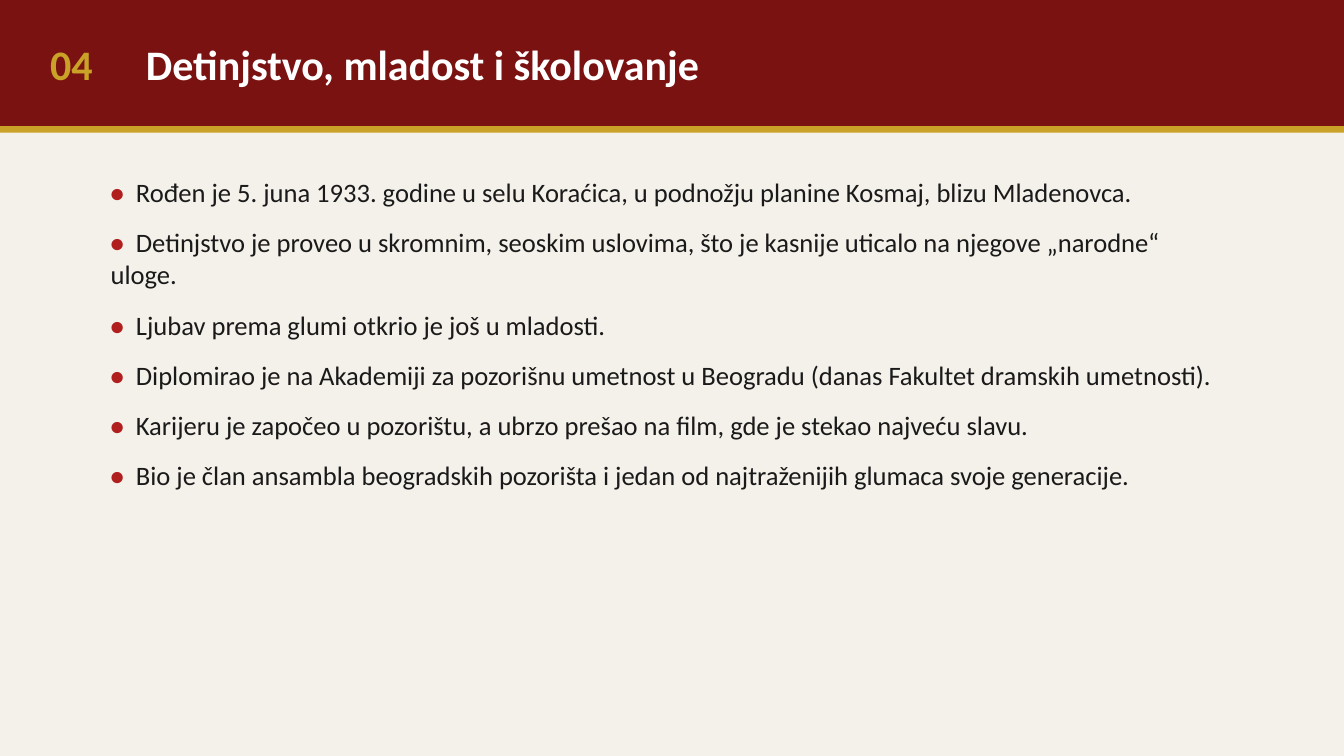
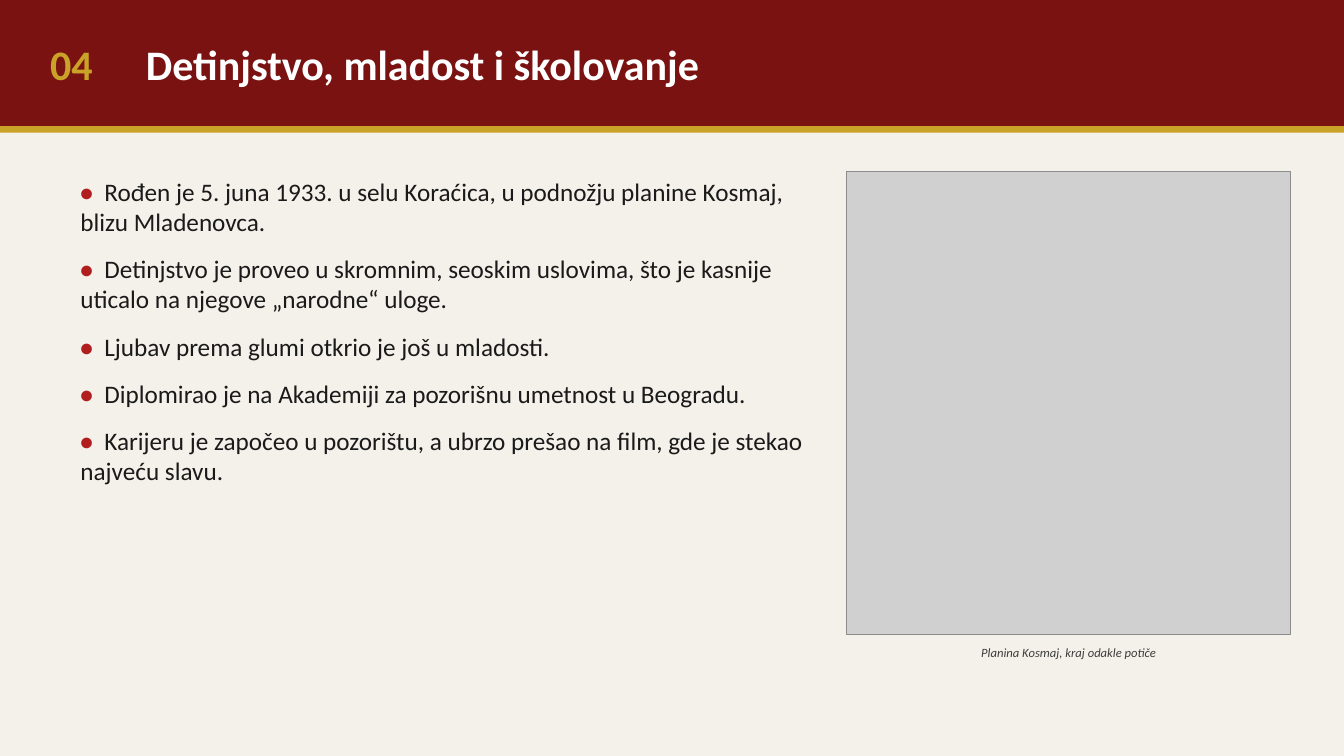
Before and after one commit to voker044/sumski_kutak, a slide deck: slide 4 of Bata_Zivojinovic_prezentacija.pptx. Drawn at 1344x756 pixels with LibreOffice and Linux fonts; fonts in the diff are those of the drawing; grey boxes stand for pictures. Boxes give left, top, right and bottom in pixels: in the first picture for what was removed or moved away, otherwise in the second. Text is boxed around its words. In the diff, an @@ line names an element or a change of style, - is before the commit and + after.

```diff
--- a/Bata_Zivojinovic_prezentacija.pptx
+++ b/Bata_Zivojinovic_prezentacija.pptx
@@ text "• Rođen je 5. juna ...": place and size @@
-text "• Rođen je 5. juna ..." at <box>111,183,1211,490</box>
+text "• Rođen je 5. juna ..." at <box>80,183,803,485</box>
@@ picture added at <box>847,171,1291,635</box> @@
@@ text at <box>80,183,783,231</box>: text changed; size 19 to 18 pt @@
-• Rođen je 5. juna 1933. godine u selu Koraćica, u podnožju planine Kosmaj, blizu Mladenovca.
+• Rođen je 5. juna 1933. u selu Koraćica, u podnožju planine Kosmaj, blizu Mladenovca.
@@ text at <box>80,260,803,485</box>: size 19 to 18 pt in "• Detinjstvo je proveo u skromnim, seoskim ...", "• Ljubav prema glumi otkrio je još ...", "• Karijeru je započeo u pozorištu, a ..."; less space between paragraphs @@
@@ text at <box>104,385,745,408</box>: text changed; size 19 to 18 pt @@
-• Diplomirao je na Akademiji za pozorišnu umetnost u Beogradu (danas Fakultet dramskih umetnosti).
+• Diplomirao je na Akademiji za pozorišnu umetnost u Beogradu.
@@ text at <box>136,466,1129,490</box>: paragraph removed @@
-• Bio je član ansambla beogradskih pozorišta i jedan od najtraženijih glumaca svoje generacije.
@@ text added at <box>981,648,1156,659</box>, 9 pt, text #3D3D3D, italic @@
+Planina Kosmaj, kraj odakle potiče
```
Also in this commit, not shown: 10 other slides changed, 8 other files.
